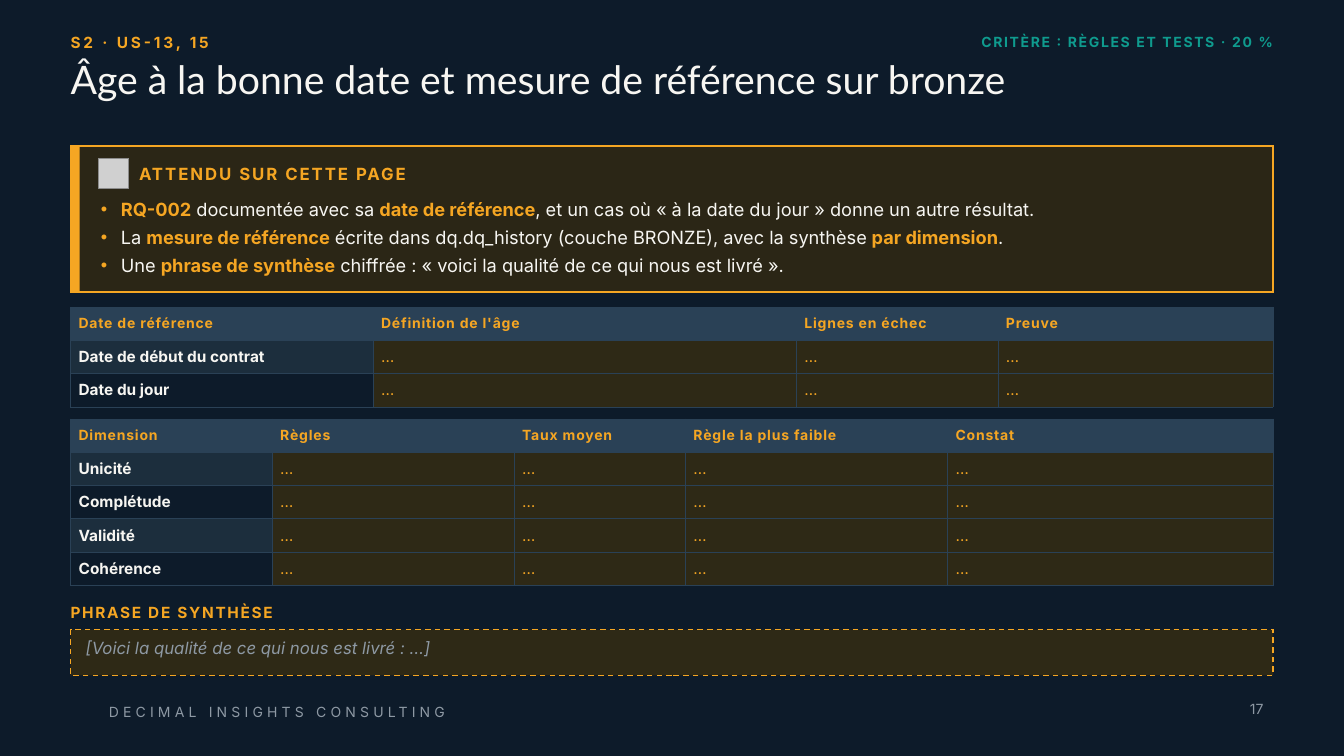
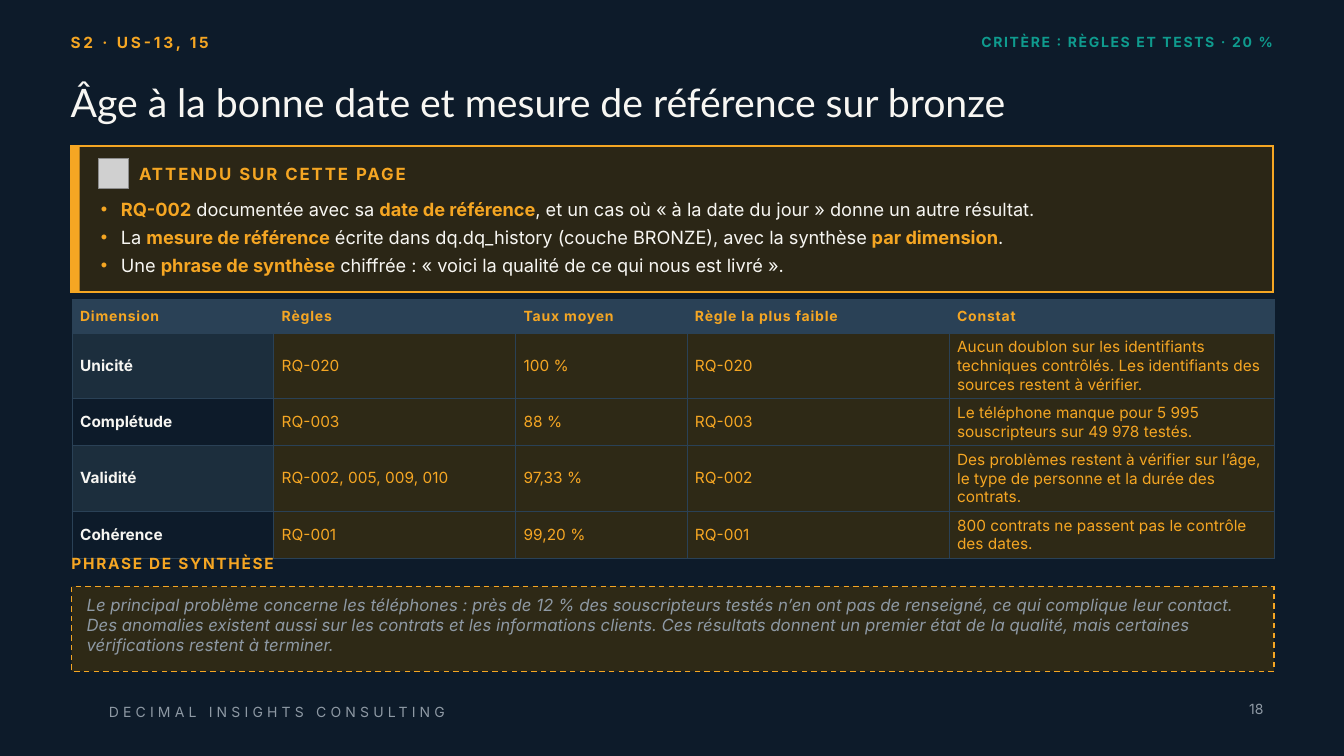
Before and after one commit to ruthabebeneg/td-qualite-g02, a slide deck: slide 18 of livrables/Livrable_Groupe_TD_AssurConnect.pptx (slide 17 before the commit). Drawn at 1344x756 pixels with LibreOffice and Linux fonts; fonts in the diff are those of the drawing; grey boxes stand for pictures; background and template pictures are left out. Boxes give left, top, right and bottom in pixels: in the first picture for what was removed or moved away, otherwise in the second. Text is boxed around its words. In the diff, an @@ line names an element or a change of style, - is before the commit and + after.

Commit message:
Mise à jour du livrable PowerPoint

```diff
--- a/livrables/Livrable_Groupe_TD_AssurConnect.pptx
+++ b/livrables/Livrable_Groupe_TD_AssurConnect.pptx
@@ title "Âge à la bonne date ...": place and size @@
-title "Âge à la bonne date ..." at (71, 60, 1005, 101)
+title "Âge à la bonne date ..." at (71, 83, 1005, 124)
@@ table at (73, 299, 1275, 553) @@
-row 2: Unicité | … | … | … | …
+row 2: Unicité | RQ-020 | 100 % | RQ-020 | Aucun doublon sur les identifiants techniques contrôlés. Les identifiants des sources restent à vérifier.
-row 3: Complétude | … | … | … | …
+row 3: Complétude | RQ-003 | 88 % | RQ-003 | Le téléphone manque pour 5 995 souscripteurs sur 49 978 testés.
-row 4: Validité | … | … | … | …
+row 4: Validité | RQ-002, 005, 009, 010 | 97,33 % | RQ-002 | Des problèmes restent à vérifier sur l’âge, le type de personne et la durée des contrats.
-row 5: Cohérence | … | … | … | …
+row 5: Cohérence | RQ-001 | 99,20 % | RQ-001 | 800 contrats ne passent pas le contrôle des dates.
@@ table: place and size @@
-table at (71, 419, 1273, 586)
+table at (73, 299, 1275, 553)
@@ table removed at (71, 308, 1273, 407), 3 rows, 4 columns @@
-Date de référence | Définition de l'âge | Lignes en échec | Preuve
-Date de début du contrat | … | … | …
-Date du jour | … | … | …
@@ text "PHRASE DE SYNTHÈSE": place and size @@
-text "PHRASE DE SYNTHÈSE" at (71, 598, 1273, 626)
+text "PHRASE DE SYNTHÈSE" at (72, 548, 1274, 577)
@@ rectangle "Le principal problème concerne les ...": place and size @@
-rectangle "Le principal problème concerne les ..." at (71, 630, 1273, 676)
+rectangle "Le principal problème concerne les ..." at (72, 587, 1274, 671)
@@ text in rectangle at (87, 598, 1233, 655): text changed @@
-[Voici la qualité de ce qui nous est livré : …]
+Le principal problème concerne les téléphones : près de 12 % des souscripteurs testés n’en ont pas de renseigné, ce qui complique leur contact. Des anomalies existent aussi sur les contrats et les informations clients. Ces résultats donnent un premier état de la qualité, mais certaines vérifications restent à terminer.
@@ page number at (1249, 704, 1263, 714): text changed @@
-17
+18
```
Also in this commit, not shown: 13 other slides changed, 1 slide added.
